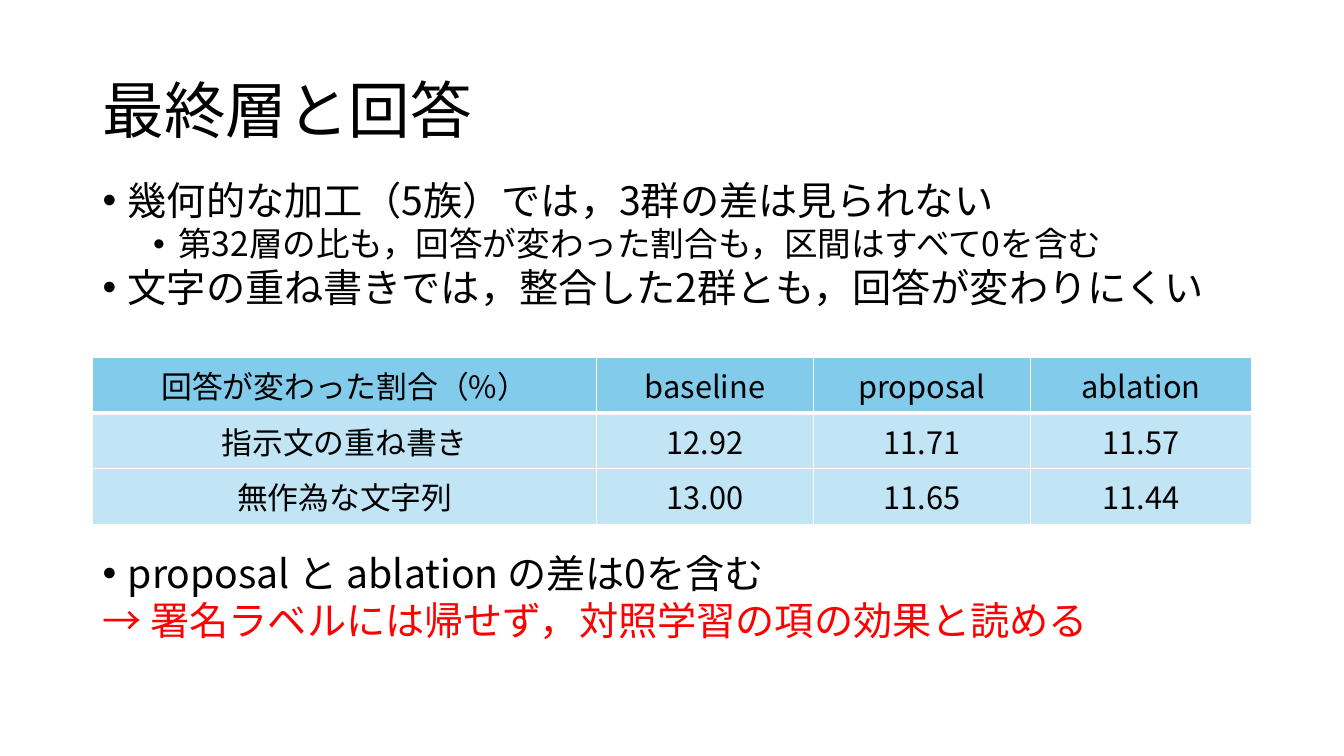
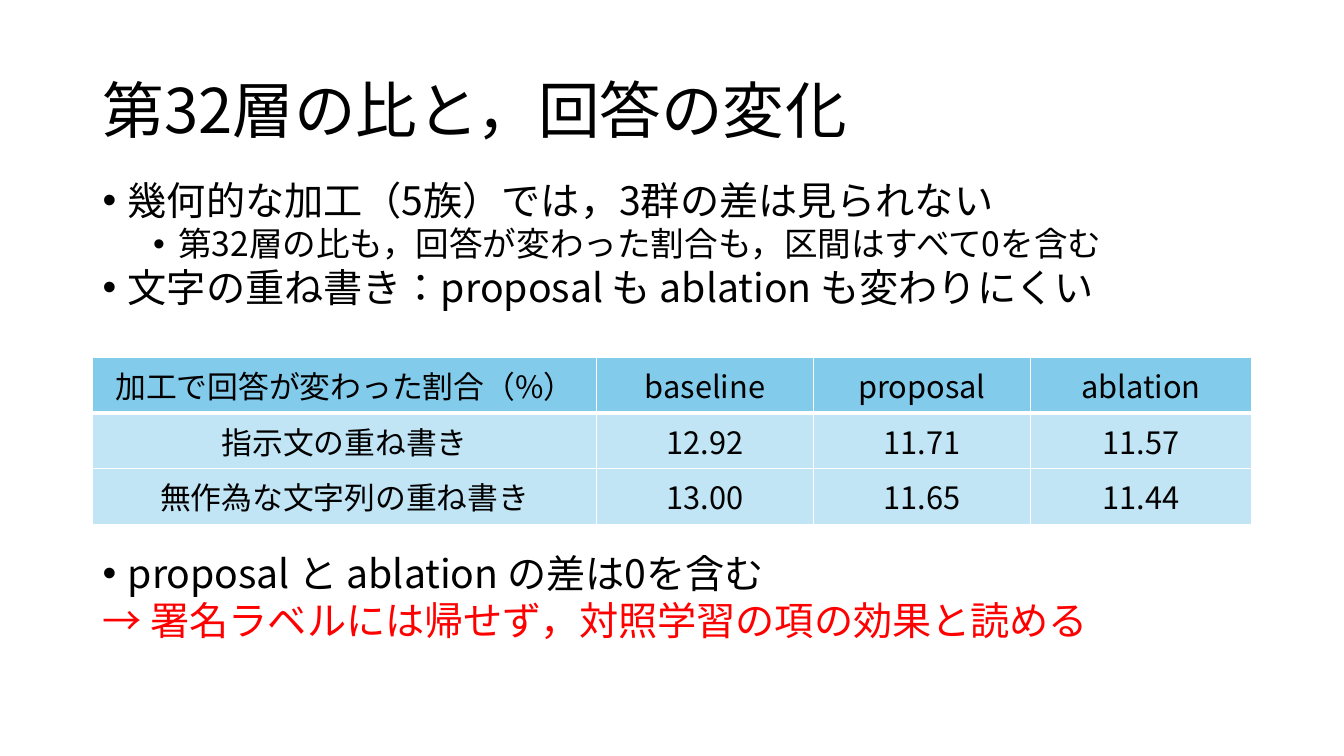
Before and after one commit to tomoking2004/cotar, a slide deck: slide 12 of presentations/20261030_進捗報告.pptx. Drawn at 1344x756 pixels with LibreOffice and Linux fonts; fonts in the diff are those of the drawing. Boxes give left, top, right and bottom in pixels: in the first picture for what was removed or moved away, otherwise in the second. Text is boxed around its words. In the diff, an @@ line names an element or a change of style, - is before the commit and + after.

```diff
--- a/presentations/20261030_進捗報告.pptx
+++ b/presentations/20261030_進捗報告.pptx
@@ title at box(102, 80, 846, 140): text changed @@
-最終層と回答
+第32層の比と，回答の変化
@@ text at box(128, 269, 1094, 311): text changed @@
-• 文字の重ね書きでは，整合した2群とも，回答が変わりにくい
+• 文字の重ね書き：proposal も ablation も変わりにくい
@@ table at box(93, 358, 1252, 524) @@
-row 1, column 1: 回答が変わった割合（%）
+row 1, column 1: 加工で回答が変わった割合（%）
-row 3, column 1: 無作為な文字列
+row 3, column 1: 無作為な文字列の重ね書き
```
Also in this commit, not shown: 11 other slides changed, 3 other files.
